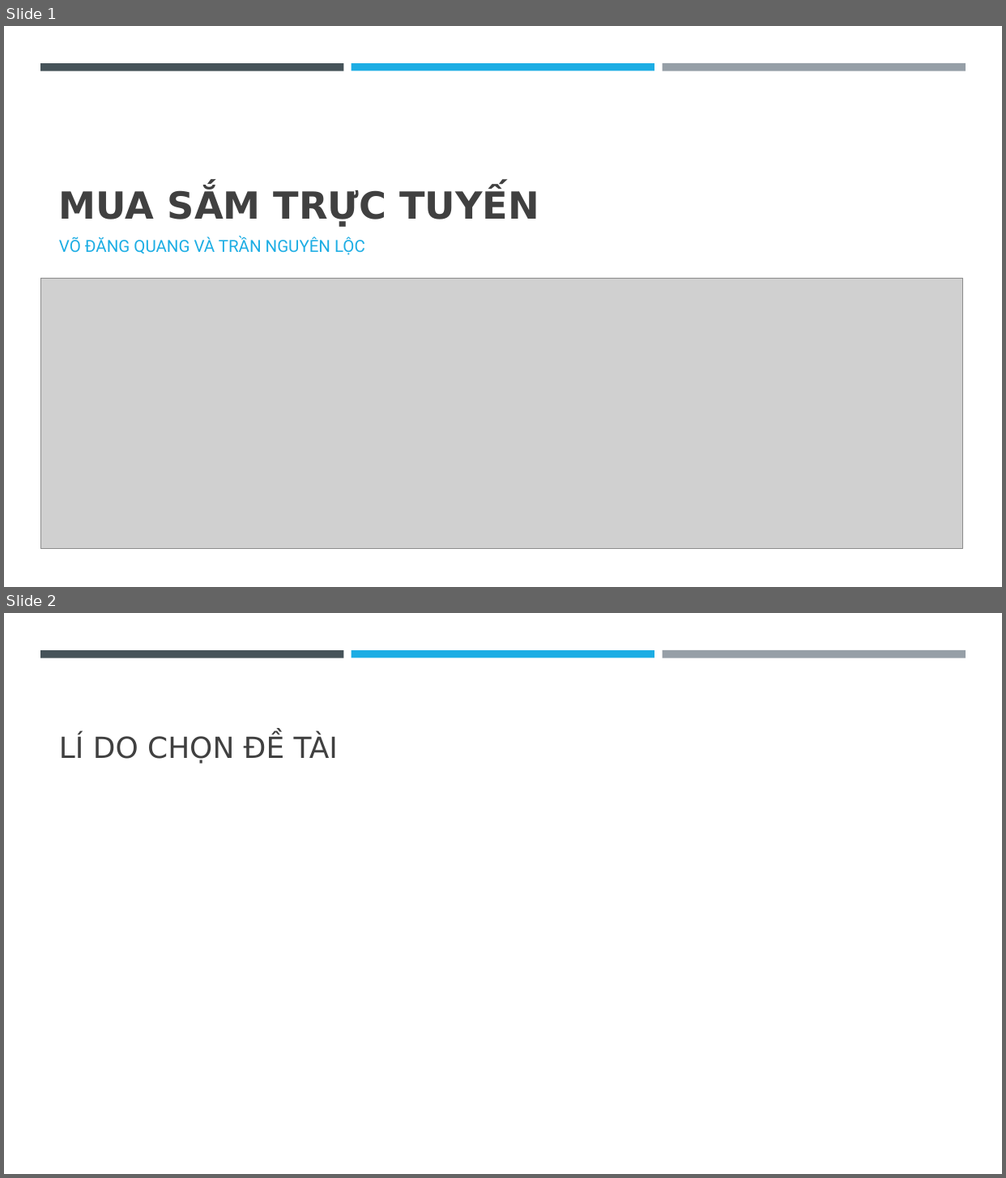
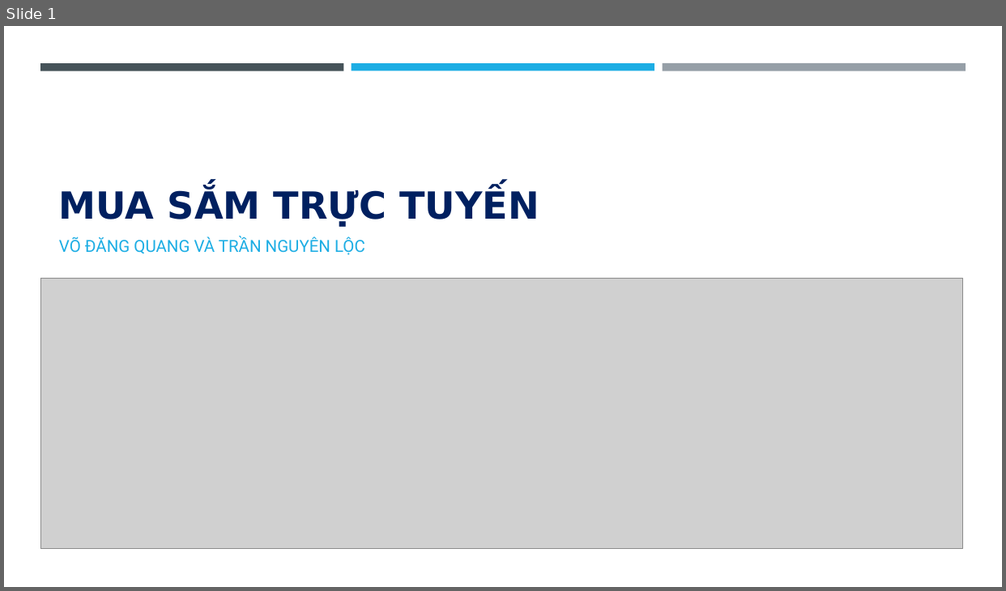
Before and after one commit to EdgarIgnite16/DA-Project, a slide deck: Report/VDQ_TNL_MuaSamTrucTuyen.pptx. Shown one above the other, each under a label of ours: slides 1 and 2 before the commit, slide 1 after it. The pictures are 1006x1178 and 1006x591 pixels, drawn with LibreOffice and Linux fonts; fonts in the diff are those of the drawing; grey boxes stand for pictures. Boxes give left, top, right and bottom in pixels: in the first picture for what was removed or moved away, otherwise in the second. Text is boxed around its words. In the diff, an @@ line names an element or a change of style, - is before the commit and + after.

```diff
--- a/Report/VDQ_TNL_MuaSamTrucTuyen.pptx
+++ b/Report/VDQ_TNL_MuaSamTrucTuyen.pptx
@@ slide 2 removed at [4, 613, 1002, 1174], background #FFFFFF @@
@@ rectangle removed at [40, 650, 344, 658] @@
@@ rectangle removed at [351, 650, 654, 658] @@
@@ rectangle removed at [662, 650, 965, 658] @@
@@ title removed at [59, 735, 338, 764] @@
-LÍ DO CHỌN ĐỀ TÀI
@@ slide 1 changed as well @@
@@ title "MUA SẮM TRỰC TUYẾN" at [59, 188, 539, 227]: text colour #404040 to #002060 @@
```
Also in this commit, not shown: 2 other slides changed, 12 slides added, 1 other slide removed, 1 other file.
